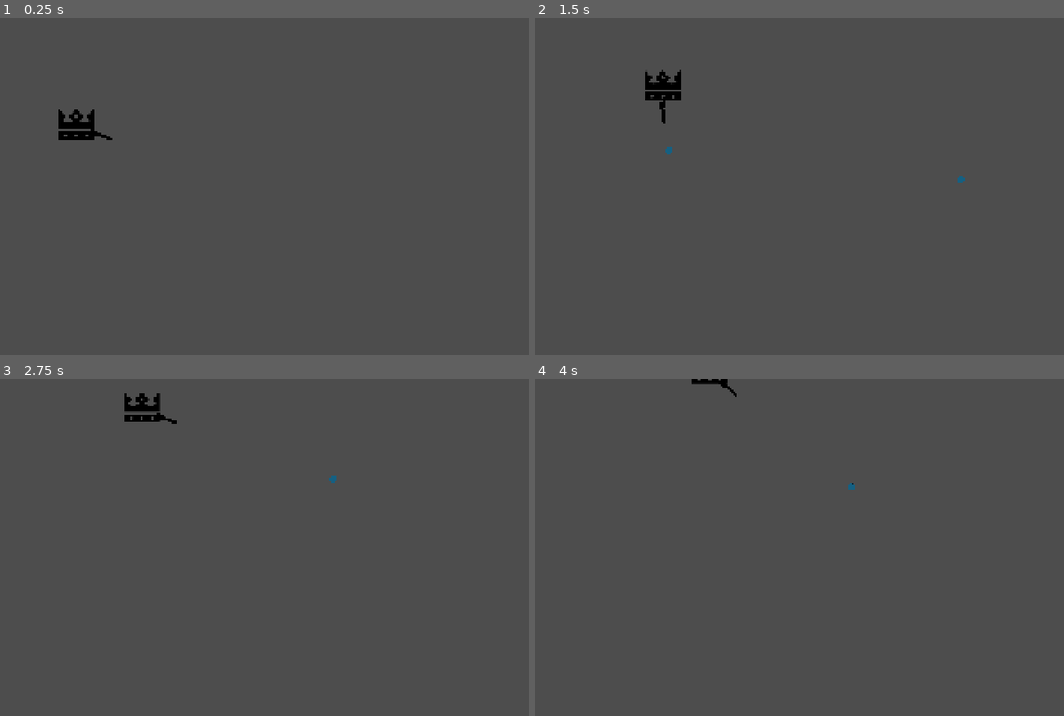
Above: before the commit, frames 1-4 (two rows, left to right).
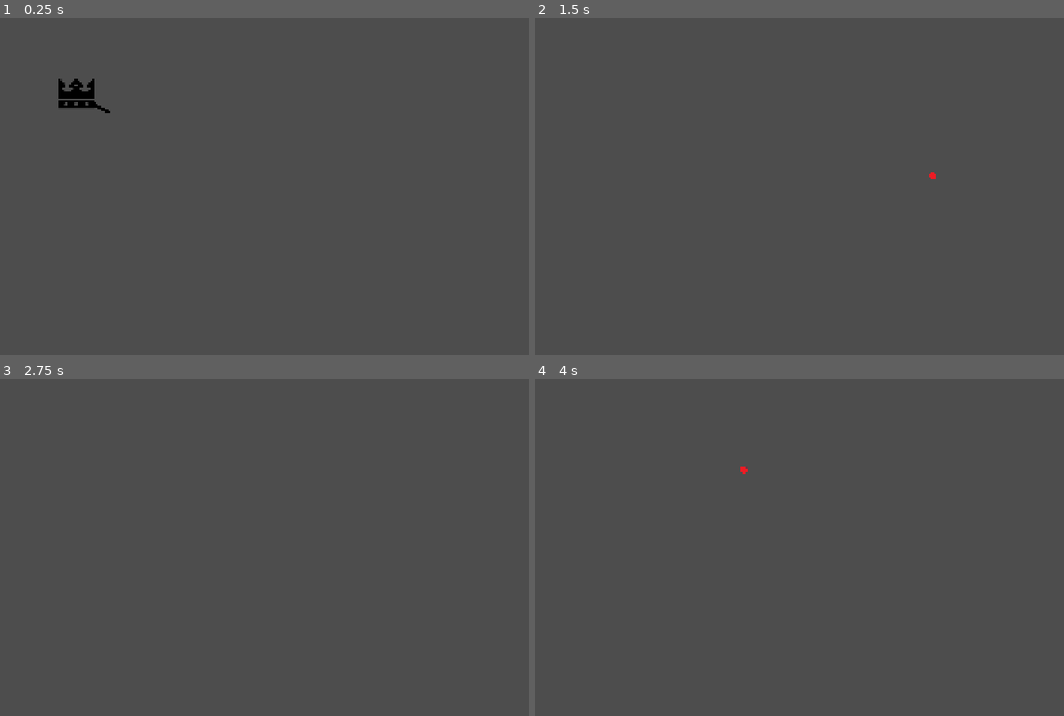
Above: after the commit, the same moments.

Repository: WraithXipher0nGit/Duck-Duck-Boom
Game: Godot game, scene res://scenes/main.tscn
Same seed, same stepped clock (60 frames per second), same inputs: the game is played once before the commit and once after it. The engine's default icon, where the game draws it, is replaced by a stand-in: a white triangle on a blue panel in a dark square.
Inputs (mouse positions are in pixels of both pictures, inside the frame that each line leads up to):
- Up to frame 1 (0.25 s): no input
- Up to frame 2 (1.5 s): move the mouse to (926, 169) at 0.52 s; hold D (Right) 0.53-1.28 s; click (926, 169) at 0.67 s; move the mouse to (672, 203) at 1.27 s; hold A (Left) from 1.28 s (still down); click (672, 203) at 1.42 s
- Up to frame 3 (2.75 s): move the mouse to (317, 473) at 2.02 s; release A (Left) at 2.03 s; hold D (Right) from 2.03 s (still down); click (317, 473) at 2.17 s
- Up to frame 4 (4 s): move the mouse to (762, 614) at 2.77 s; click (762, 614) at 2.92 s; move the mouse to (974, 598) at 3.52 s; release D (Right) at 3.53 s; hold A (Left) from 3.53 s (still down); click (974, 598) at 3.67 s

The runs differ from the first frame. In frame 1, 0.9% of the frame differs, in the area x 11-22%, y 18-37%; in frame 2, 0.6%; in frame 3, 0.4%; in frame 4, 0.2%.

Commit message:
added bg and bullet collision

Diff:
--- a/project.godot
+++ b/project.godot
@@ -52,6 +52,13 @@
 ]
 }
 
+[layer_names]
+
+2d_physics/layer_1="player"
+2d_physics/layer_2="enemies"
+2d_physics/layer_3="obstacles"
+2d_physics/layer_4="bullets"
+
 [physics]
 
 3d/physics_engine="Jolt Physics"
--- a/scenes/ducks/duck.tscn
+++ b/scenes/ducks/duck.tscn
@@ -8,11 +8,9 @@
 
 [node name="Duck" type="Area2D" unique_id=2058928155]
 scale = Vector2(0.3, 0.3)
+collision_layer = 2
+collision_mask = 8
 script = ExtResource("1_1jmxk")
-move_interval_min = 5.0
-move_interval_max = 15.0
-move_duration_min = 1.0
-move_duration_max = 2.0
 
 [node name="Sprite2D" type="Sprite2D" parent="." unique_id=1903769529]
 texture = ExtResource("1_vac06")
--- a/scenes/player/bullet.tscn
+++ b/scenes/player/bullet.tscn
@@ -7,6 +7,8 @@
 radius = 11.045361
 
 [node name="Area2D" type="Area2D" unique_id=1786146959]
+collision_layer = 8
+collision_mask = 2
 script = ExtResource("1_v8qja")
 
 [node name="Sprite2D" type="Sprite2D" parent="." unique_id=1079333603]
--- a/scenes/tests/duck_test.tscn
+++ /dev/null
@@ -1,26 +0,0 @@
-[gd_scene format=3 uid="uid://cenrl70cmrgb8"]
-
-[ext_resource type="PackedScene" uid="uid://dq12gye11cy4i" path="res://scenes/ducks/duck.tscn" id="1_7bugm"]
-[ext_resource type="Script" uid="uid://tyrgubmwj7n7" path="res://scripts/camera_scroll.gd" id="1_vg2fj"]
-[ext_resource type="Script" uid="uid://bg0aymiusnh1u" path="res://scripts/spawn_grid.gd" id="2_lccy1"]
-[ext_resource type="Script" uid="uid://33wcv44eoc31" path="res://scripts/spawner.gd" id="3_2pwei"]
-[ext_resource type="PackedScene" uid="uid://b7g0j6bnu20v7" path="res://scenes/player/player.tscn" id="3_kp3s7"]
-[ext_resource type="PackedScene" uid="uid://bhh3uy7k03hgi" path="res://scenes/obstacles/obstacle.tscn" id="5_as5af"]
-
-[node name="DuckTest" type="Node2D" unique_id=1278491355]
-
-[node name="Camera2D" type="Camera2D" parent="." unique_id=2096979247]
-script = ExtResource("1_vg2fj")
-
-[node name="SpawnGrid" type="Node2D" parent="." unique_id=1050416477]
-script = ExtResource("2_lccy1")
-
-[node name="Entities" type="Node2D" parent="." unique_id=1659801012 groups=["entities"]]
-
-[node name="Player" parent="." unique_id=232877882 instance=ExtResource("3_kp3s7")]
-position = Vector2(0, 465)
-
-[node name="Spawner" type="Node" parent="." unique_id=419916912]
-script = ExtResource("3_2pwei")
-obstacle_scene = ExtResource("5_as5af")
-duck_scene = ExtResource("1_7bugm")
--- a/scenes/world.tscn
+++ b/scenes/world.tscn
@@ -1,8 +1,37 @@
-[gd_scene format=3 uid="uid://sg0v6c1kjp0n"]
+[gd_scene format=3 uid="uid://bxq3wls0dj8ek"]
 
 [ext_resource type="Script" uid="uid://33wcv44eoc31" path="res://scripts/spawner.gd" id="1_nnsk1"]
+[ext_resource type="Script" uid="uid://tyrgubmwj7n7" path="res://scripts/camera_scroll.gd" id="2_k0juu"]
+[ext_resource type="PackedScene" uid="uid://b7g0j6bnu20v7" path="res://scenes/player/player.tscn" id="3_71j4m"]
+[ext_resource type="Script" uid="uid://bg0aymiusnh1u" path="res://scripts/spawn_grid.gd" id="4_qfnet"]
+[ext_resource type="PackedScene" uid="uid://bhh3uy7k03hgi" path="res://scenes/obstacles/obstacle.tscn" id="5_qfnet"]
+[ext_resource type="PackedScene" uid="uid://dq12gye11cy4i" path="res://scenes/ducks/duck.tscn" id="6_i7141"]
+[ext_resource type="Texture2D" uid="uid://cfkb4f4bg62pk" path="res://dummies/sprites/water-texture.png" id="7_i7141"]
 
-[node name="World" type="Node2D" unique_id=802891821]
+[node name="World" type="Node2D" unique_id=1278491355]
 
-[node name="Spawner" type="Node" parent="." unique_id=142559705]
+[node name="Camera2D" type="Camera2D" parent="." unique_id=2096979247]
+script = ExtResource("2_k0juu")
+
+[node name="SpawnGrid" type="Node2D" parent="." unique_id=1050416477]
+script = ExtResource("4_qfnet")
+
+[node name="Entities" type="Node2D" parent="." unique_id=1659801012 groups=["entities"]]
+
+[node name="Player" parent="." unique_id=232877882 instance=ExtResource("3_71j4m")]
+position = Vector2(0, 465)
+
+[node name="Spawner" type="Node" parent="." unique_id=419916912]
 script = ExtResource("1_nnsk1")
+obstacle_scene = ExtResource("5_qfnet")
+duck_scene = ExtResource("6_i7141")
+
+[node name="Parallax2D" type="ParallaxBackground" parent="." unique_id=413745298]
+
+[node name="ParallaxLayer" type="ParallaxLayer" parent="Parallax2D" unique_id=1368965208]
+motion_mirroring = Vector2(0, 3968)
+
+[node name="Sprite2D" type="Sprite2D" parent="Parallax2D/ParallaxLayer" unique_id=2103859207]
+texture_filter = 2
+texture_repeat = 2
+texture = ExtResource("7_i7141")
--- a/scripts/boat_movement.gd
+++ b/scripts/boat_movement.gd
@@ -4,7 +4,7 @@
 
 const SPEED = 300.0
 const JUMP_VELOCITY = -400.0
-@export var forward_speed = 100
+@export var forward_speed = 500
 
 
 func _physics_process(delta: float) -> void:
--- a/scripts/bullet.gd
+++ b/scripts/bullet.gd
@@ -2,8 +2,17 @@
 @export var bullet_speed = 1200
 
 func _ready() -> void:
-	pass
+	area_entered.connect(_on_area_entered)
 
 
 func _process(delta: float) -> void:
 	position += transform.x * bullet_speed * delta
+
+
+func _on_area_entered(area: Area2D) -> void:
+	if area.is_in_group("ducks"):
+		EventBus.duck_hit.emit(area)
+		area.die()
+		queue_free()
+	elif area.is_in_group("obstacles"):
+		queue_free()
--- a/scripts/camera_scroll.gd
+++ b/scripts/camera_scroll.gd
@@ -1,6 +1,6 @@
 extends Camera2D
 
-@export var scroll_speed: float = 100.0
+@export var scroll_speed: float = 500.0
 
 func _process(delta):
 	global_position.y -= scroll_speed * delta
--- a/scripts/player_shoot.gd
+++ b/scripts/player_shoot.gd
@@ -13,12 +13,10 @@
 func _input(event: InputEvent) -> void:
 	if event is InputEventMouseButton and event.is_pressed():
 		EventBus.emit_signal("player_shot")
-		print("player shot!")
 		spawn_bullet()
 
 func spawn_bullet():
 	if can_shoot == true:
-		print("bullet spawned!")
 		var muzzle = $Marker2D
 		var bullet_instance = bullet.instantiate()
 		bullet_instance.global_position = muzzle.global_position
--- a/scripts/spawn_grid.gd
+++ b/scripts/spawn_grid.gd
@@ -6,7 +6,7 @@
 
 const GRID_ORIGIN: Vector2 = Vector2(-3.0 * TILE_SIZE, -1.5 * TILE_SIZE)
 
-@export var debug_draw: bool = true
+@export var debug_draw: bool = false
 @export var draw_extent_rows: int = 6
 
 var _occupancy: Dictionary = {}
Binary file changed: dummies/sprites/bullet.png
Binary file added: dummies/sprites/water-texture.png
Not shown, changed: dummies/sprites/water-texture.png.import
Binary file removed: dummies/sprites/water-tile.png
